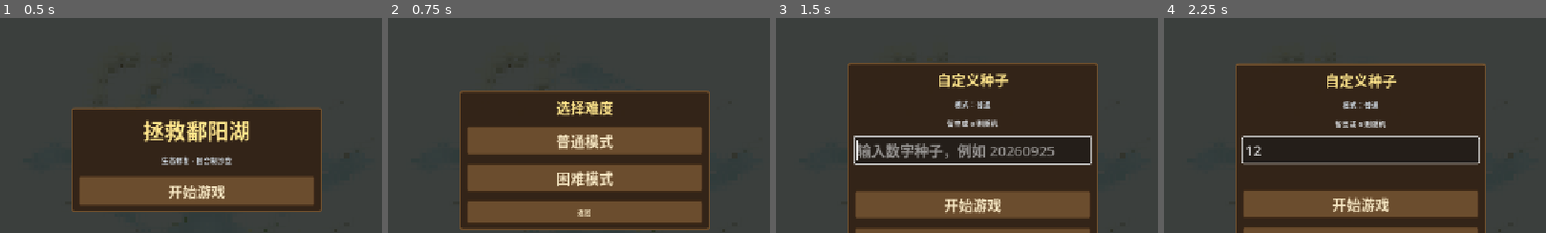
Above: before the commit, frames 1-4 (left to right).
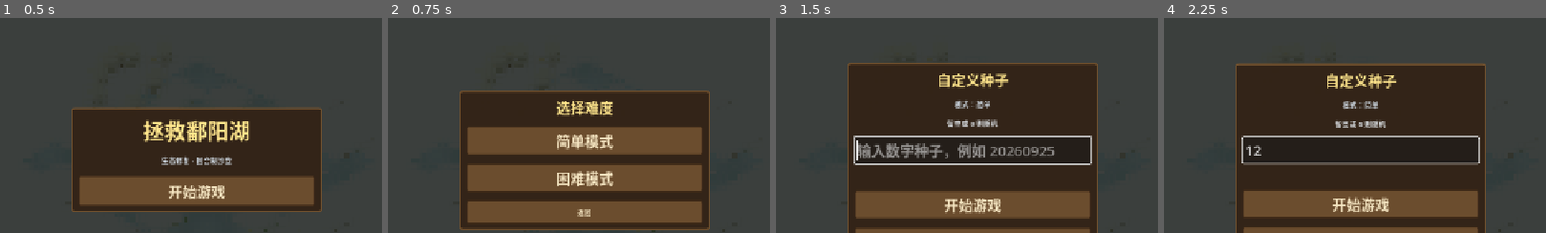
Above: after the commit, the same moments.

Repository: JoKanshin/poyanghu
Game: Godot game, scene res://scenes/main.tscn
Two runs of this game, one before a commit and one after it. Both use one fixed random seed, a clock stepped at 60 frames per second and the inputs below.
Inputs (mouse positions are % of the whole screen's width and height, from its top left):
- Up to frame 1 (0.5 s): no input
- Up to frame 2 (0.75 s): click "开始游戏" at 0.5 s
- Up to frame 3 (1.5 s): click "普通模式" (after the commit: "简单模式") at 1.25 s
- Up to frame 4 (2.25 s): click (50, 48) at 2.02 s; type "12" at 2.1 s
The pictures show only the part of the screen within x 24-74%, y 17-67%; the shares and areas given below are measured in that part.

Frame 1 is identical in both runs. In frame 2, 0.3% of the frame differs, in the area x 44-52%, y 54-62%; in frame 3, 0.1%; in frame 4, 0.1%.

Commit message:
fix: 失败线调整(困难35→30) + 命名(普通→简单模式)

Diff:
--- a/scripts/game_state.gd
+++ b/scripts/game_state.gd
@@ -11,7 +11,7 @@
 const MAX_ACTIONS := 3           # 每回合最多执行行动数（行动位）
 
 # 困难模式参数
-const HARD_FAILURE_THRESHOLD := 35   # 困难模式：任一指标低于此值即判负
+const HARD_FAILURE_THRESHOLD := 30   # 困难模式：任一指标低于此值即判负
 const HARD_FUNDING_PENALTY := 25     # 困难模式：每回合基础拨款削减（万）
 const HARD_PENALTY_MULT := 1.5       # 困难模式：扣分（负向变动）惩罚倍率
 
@@ -1001,7 +1001,7 @@
 	# 下一回合由主场景在展示完结算反馈后调用 start_new_turn()
 
 
-## 检查是否有指标跌破失败线（普通 20 / 困难 35：上级对政绩不满，将你撤换）
+## 检查是否有指标跌破失败线（简单 20 / 困难 30：上级对政绩不满，将你撤换）
 func _check_failure() -> bool:
 	var threshold: int = HARD_FAILURE_THRESHOLD if hard_mode else 20
 	for metric in metrics:
--- a/scripts/main.gd
+++ b/scripts/main.gd
@@ -1340,7 +1340,7 @@
 	d_title.horizontal_alignment = HORIZONTAL_ALIGNMENT_CENTER
 	dvb.add_child(d_title)
 
-	var normal_btn := _make_button("普通模式", _on_difficulty_normal, 18)
+	var normal_btn := _make_button("简单模式", _on_difficulty_normal, 18)
 	normal_btn.custom_minimum_size = Vector2(0, 48)
 	dvb.add_child(normal_btn)
 
@@ -1367,7 +1367,7 @@
 	seed_title.horizontal_alignment = HORIZONTAL_ALIGNMENT_CENTER
 	svb.add_child(seed_title)
 
-	menu_mode_label = _make_label("模式：普通", 12, Color(0.82, 0.86, 0.9))
+	menu_mode_label = _make_label("模式：简单", 12, Color(0.82, 0.86, 0.9))
 	menu_mode_label.horizontal_alignment = HORIZONTAL_ALIGNMENT_CENTER
 	svb.add_child(menu_mode_label)
 
@@ -1411,7 +1411,7 @@
 
 func _on_difficulty_normal() -> void:
 	GameState.hard_mode = false
-	menu_mode_label.text = "模式：普通"
+	menu_mode_label.text = "模式：简单"
 	menu_difficulty_panel.visible = false
 	menu_seed_panel.visible = true
 	menu_hint.text = ""
